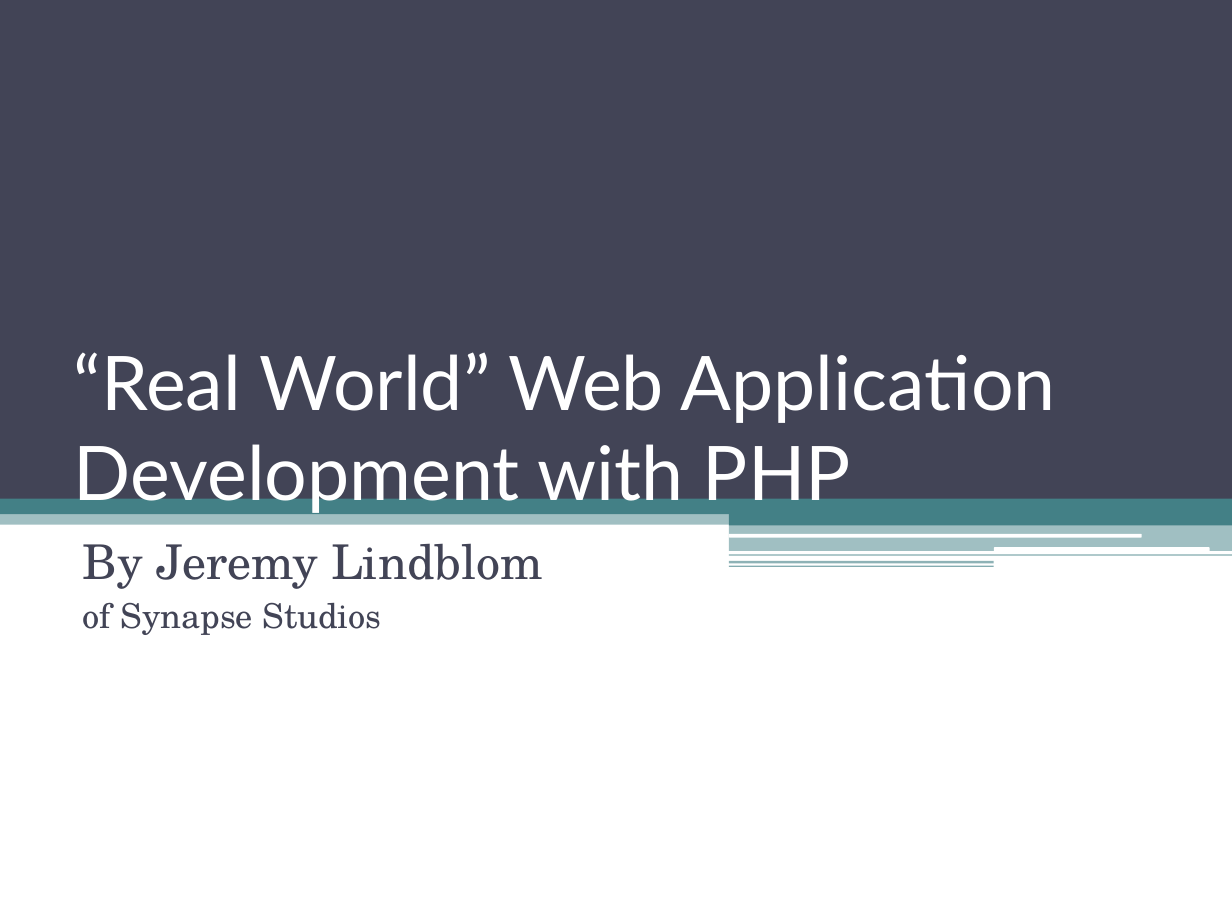
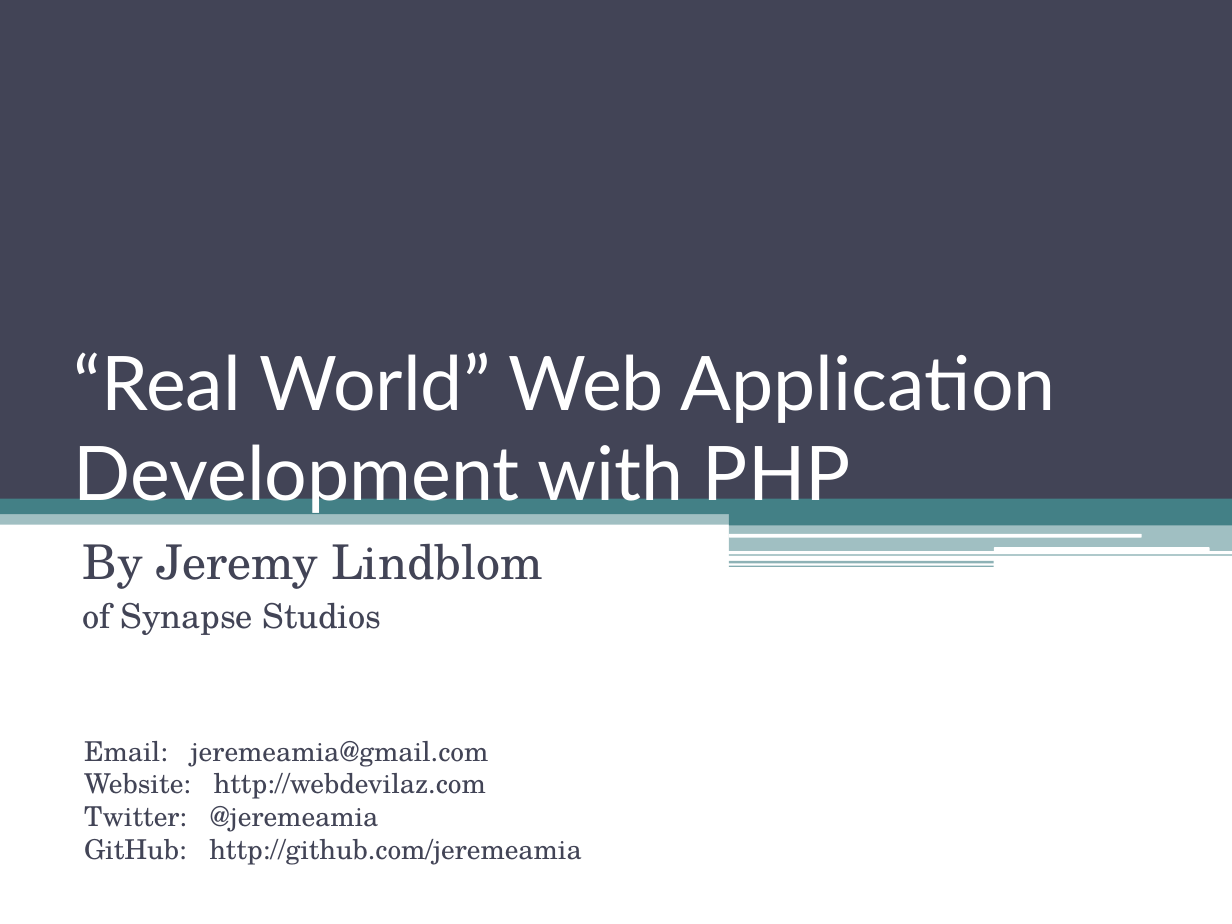
Before and after one commit to jeremeamia/Presentation-for-CSE-294, a slide deck: slide 1 of PHP_Apr12.ppt. Drawn at 1232x924 pixels with LibreOffice and Linux fonts; fonts in the diff are those of the drawing. Boxes give left, top, right and bottom in pixels: in the first picture for what was removed or moved away, otherwise in the second. Text is boxed around its words. In the diff, an @@ line names an element or a change of style, - is before the commit and + after.

```diff
--- a/PHP_Apr12.ppt
+++ b/PHP_Apr12.ppt
@@ text added at (x1=84, y1=741, x2=581, y2=865), 16 pt, text #424456 @@
+Email: jeremeamia@gmail.com
+Website: http://webdevilaz.com
+Twitter: @jeremeamia
+GitHub: http://github.com/jeremeamia
```
Also in this commit, not shown: 5 other slides changed, 1 slide added, 1 slide removed.
